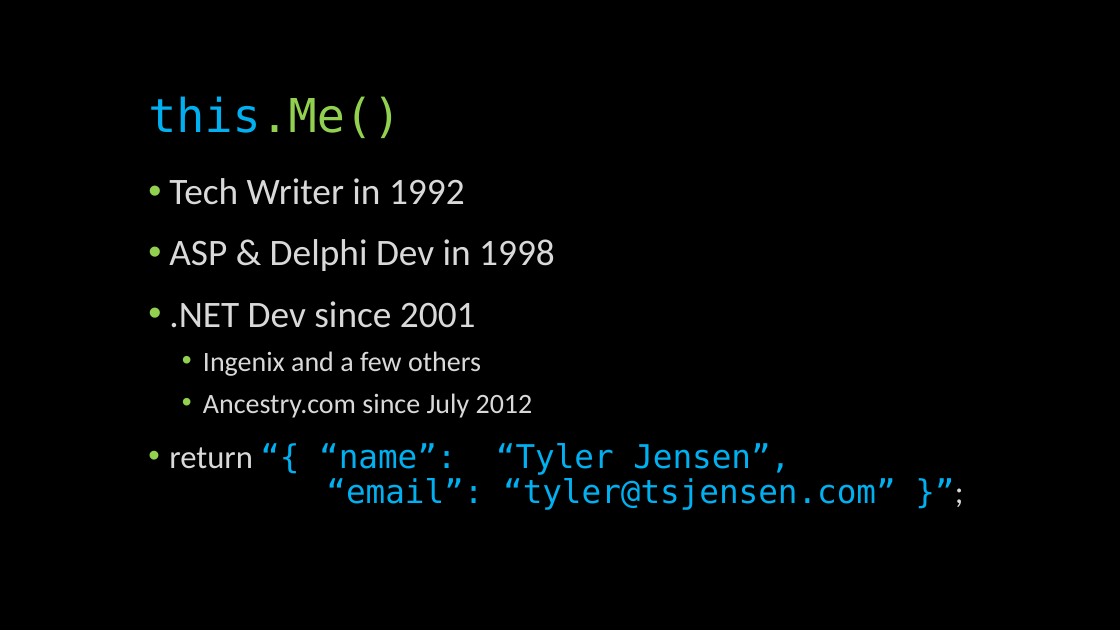
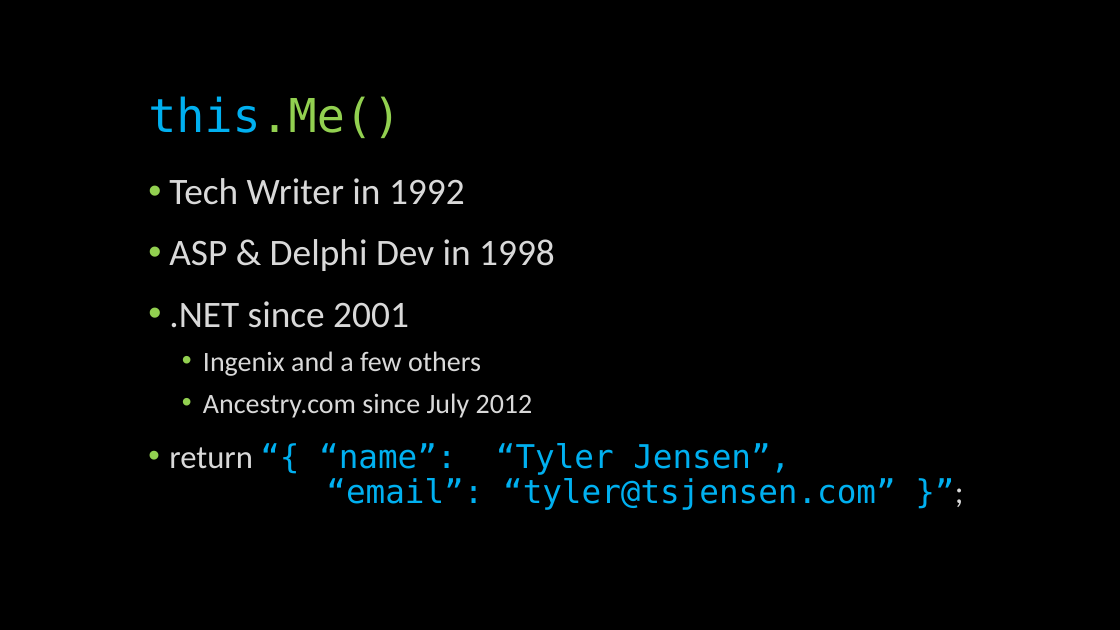
Before and after one commit to glennneiger/duovia-distributed, a slide deck: slide 2 of docs/distributed_demo.pptx. Drawn at 1120x630 pixels with LibreOffice and Linux fonts; fonts in the diff are those of the drawing. Boxes give left, top, right and bottom in pixels: in the first picture for what was removed or moved away, otherwise in the second. Text is boxed around its words. In the diff, an @@ line names an element or a change of style, - is before the commit and + after.

```diff
--- a/docs/distributed_demo.pptx
+++ b/docs/distributed_demo.pptx
@@ text at [169,301,409,328]: text changed @@
-• .NET Dev since 2001
+• .NET since 2001
```
Also in this commit, not shown: 1 other slide changed, 6 slides added.
